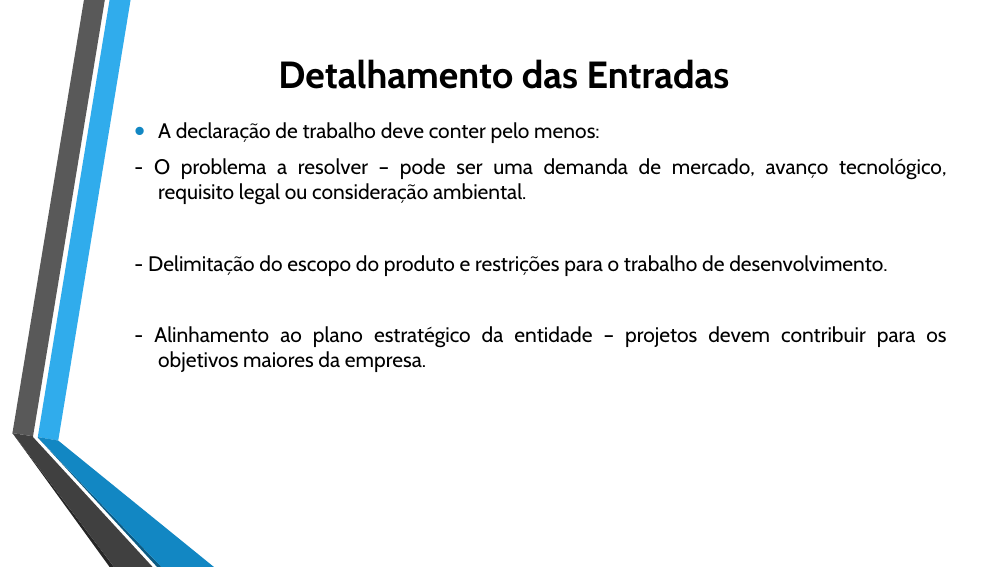
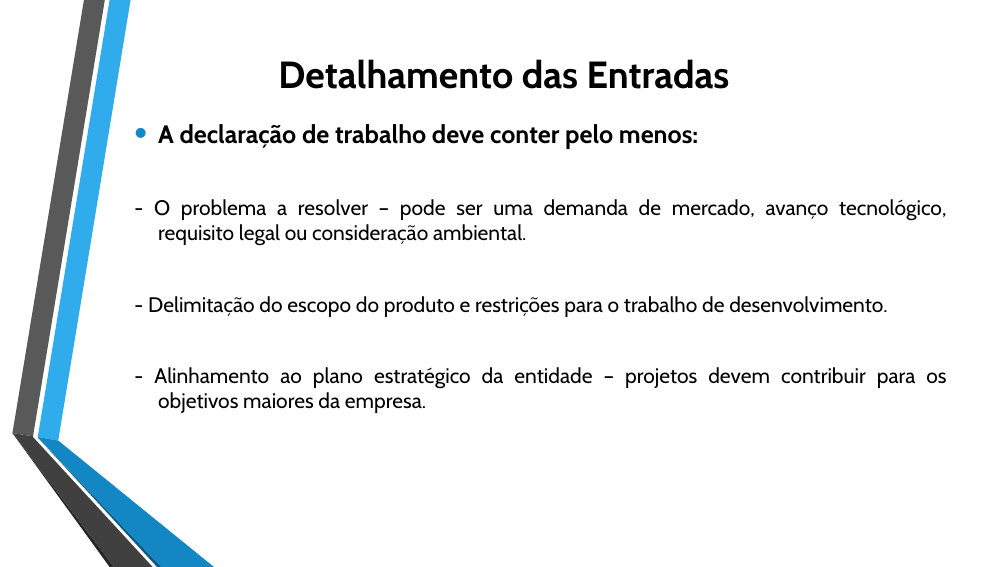
Before and after one commit to jharbes/ADMINISTRACAO-DE-REDES, a slide deck: slide 7 of RELATORIO PROVA P2/relatorio-pmbok-capitulo4-jharbes.pptx. Drawn at 1008x567 pixels with LibreOffice and Linux fonts; fonts in the diff are those of the drawing. Boxes give left, top, right and bottom in pixels: in the first picture for what was removed or moved away, otherwise in the second. Text is boxed around its words. In the diff, an @@ line names an element or a change of style, - is before the commit and + after.

```diff
--- a/RELATORIO PROVA P2/relatorio-pmbok-capitulo4-jharbes.pptx
+++ b/RELATORIO PROVA P2/relatorio-pmbok-capitulo4-jharbes.pptx
@@ text at box(158, 124, 698, 149): size 20 to 24 pt, bold on in "A declaração de trabalho deve conter pelo ..." @@
```
Also in this commit, not shown: 7 other slides changed.
